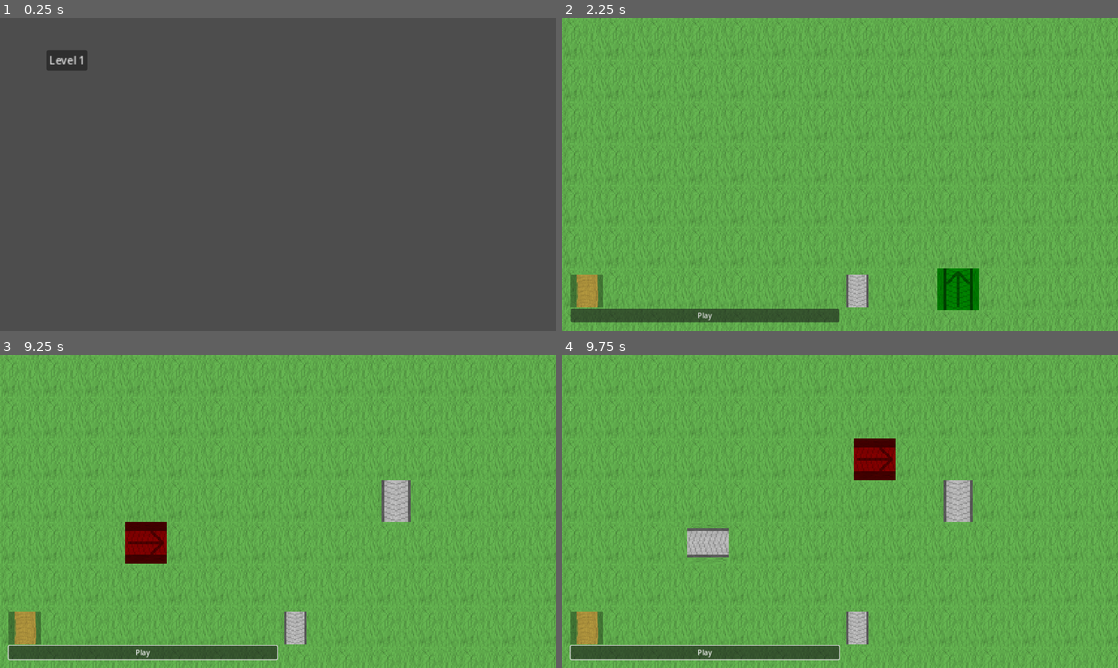
Above: before the commit, frames 1-4 (two rows, left to right).
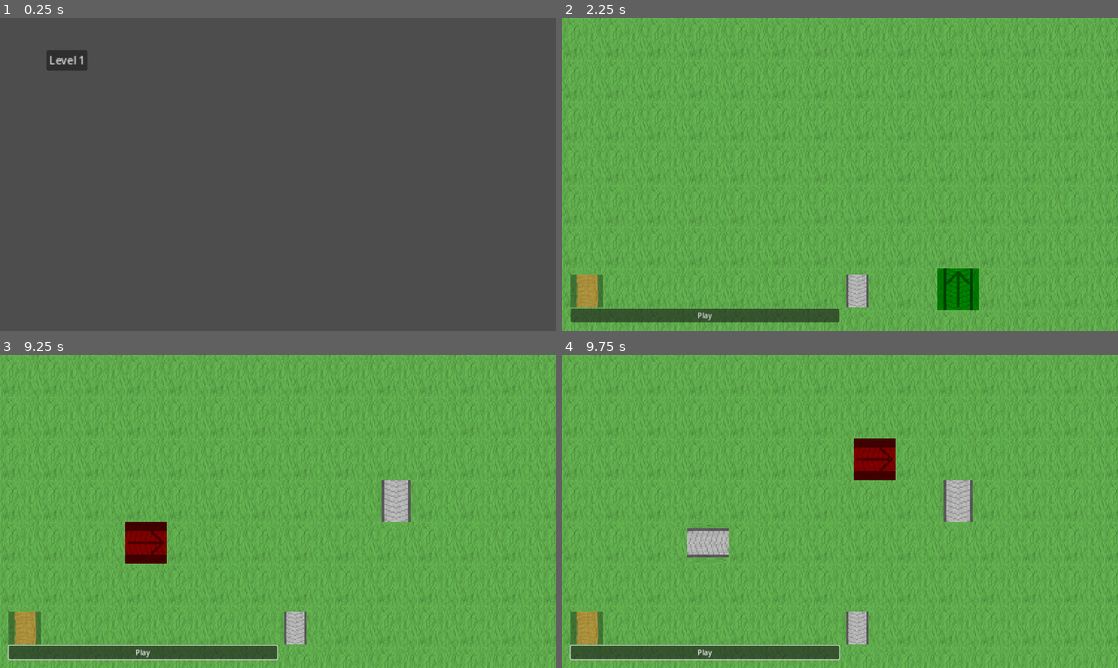
Above: after the commit, the same moments.

Repository: Luesewr/Road-Defense
Game: Godot game, scene res://main_menu.tscn
Same seed, same stepped clock (60 frames per second), same inputs: the game is played once before the commit and once after it.
Inputs (mouse positions are in pixels of both pictures, inside the frame that each line leads up to):
- Up to frame 1 (0.25 s): no input
- Up to frame 2 (2.25 s): click "Level 1" at 0.5 s; click (706, 290) at 1.25 s; click (973, 290) at 2 s
- Up to frame 3 (9.25 s): click "Play" at 2.75 s; click "Play" at 3.5 s; click (144, 627) at 4.25 s; click (411, 627) at 5 s; click (144, 627) at 5.75 s; click (411, 627) at 6.5 s; click "Play" at 7.25 s; tap Enter at 8 s; move the mouse to (400, 495) at 8.02 s; tap Shift at 8.1 s; click (400, 495) at 8.17 s; tap Space at 8.75 s; move the mouse to (166, 527) at 8.77 s; tap R at 8.85 s; click (166, 527) at 8.92 s
- Up to frame 4 (9.75 s): move the mouse to (895, 442) at 9.52 s; tap Shift at 9.6 s; click (895, 442) at 9.67 s

Frames 1-2 are identical in both runs. In frame 3, 0.3% of the frame differs, in the area x 69-74%, y 40-54%; in frame 4, 0.6%, in the area x 22-74%, y 40-64%.

Commit message:
Added animation support for cells

Diff:
--- a/Cell.tscn
+++ b/Cell.tscn
@@ -1,9 +1,10 @@
 [gd_scene load_steps=3 format=3 uid="uid://cwo8ncahhwljy"]
 
 [ext_resource type="Script" path="res://cell.gd" id="1_6ys8y"]
-[ext_resource type="Texture2D" uid="uid://bcbkibeith0pt" path="res://Textures/grass.png" id="1_bbr86"]
+[ext_resource type="Texture2D" uid="uid://ba5nwl2dg2rkx" path="res://Textures/grass.png" id="1_bbr86"]
 
 [node name="Cell" type="TextureRect"]
+process_mode = 4
 texture_filter = 1
 texture = ExtResource("1_bbr86")
 script = ExtResource("1_6ys8y")
--- a/cell.gd
+++ b/cell.gd
@@ -3,6 +3,13 @@
 @export var index: int
 @export var tileType: int = 0
 @export var direction: int = 0
+@export var textures: Array
+var animation_frames_per_second: float = 10.0
+
+func _process(delta):
+	var seconds = Time.get_ticks_msec() / 1000.0
+	var animation_frame_index = floori(animation_frames_per_second * seconds) % textures.size()
+	self.texture = textures[animation_frame_index]
 
 func set_cell_index(index: int):
 	self.index = index
@@ -21,3 +28,15 @@
 
 func get_tile_direction():
 	return self.direction
+
+func set_tile_texture(textures: Array):
+	if texture == null or textures.size() == 0:
+		return
+
+	if textures.size() == 1:
+		self.process_mode = Node.PROCESS_MODE_DISABLED
+		self.texture = textures[0]
+	else:
+		self.process_mode = Node.PROCESS_MODE_ALWAYS
+
+	self.textures = textures
--- a/grid.gd
+++ b/grid.gd
@@ -94,7 +94,7 @@
 		cells[index].modulate = HOVER_COLOR_ACCEPT
 
 	if selected_tile_type != -1:
-		cells[index].texture = textures[selected_tile_type]
+		cells[index].set_tile_texture(textures[selected_tile_type])
 		cells[index].rotation = dir_to_rad(currentDirection)
 
 		directionIndicator.visible = true
@@ -174,7 +174,7 @@
 	reset_texture(index)
 
 func reset_texture(index: int):
-	cells[index].texture = textures[get_tile_type(index)]
+	cells[index].set_tile_texture(textures[get_tile_type(index)])
 	cells[index].rotation = dir_to_rad(get_tile_direction(index))
 
 func calc_cell_index_from_position(position: Vector2):
--- a/root_logic.gd
+++ b/root_logic.gd
@@ -1,10 +1,10 @@
 extends Node
 
 @export var textures: Dictionary = {
-	-1: preload("res://Textures/missing_texture.png"),
-	0: preload("res://Textures/grass.png"),
-	1: preload("res://Textures/basic_path.png"),
-	2: preload("res://Textures/conveyor_path.png"),
+	-1: [preload("res://Textures/missing_texture.png")],
+	0: [preload("res://Textures/grass.png")],
+	1: [preload("res://Textures/basic_path.png")],
+	2: [preload("res://Textures/conveyor_path.png"), preload("res://Textures/conveyor_path_2.png"), preload("res://Textures/conveyor_path_3.png"), preload("res://Textures/conveyor_path_4.png")],
 }
 
 @export var selectedNode: TextureButton = null
--- a/ui_tile_button.gd
+++ b/ui_tile_button.gd
@@ -13,7 +13,7 @@
 	set_process_input(true)
 	set_modulate(unpressedColor)
 	rootNode = self.get_owner()
-	self.texture_normal = rootNode.get("textures")[tileType]
+	self.texture_normal = rootNode.get("textures")[tileType][0]
 
 func _on_pressed():
 	rootNode.set_selected_node(self)
Not shown: 1 places in Level_1.tscn that only renumber resources
Binary file added: Textures/conveyor_path_2.png
Binary file added: Textures/conveyor_path_3.png
Binary file added: Textures/conveyor_path_4.png
Not shown, changed: .gitignore
Not shown, added: Textures/conveyor_path_2.pdn
Not shown, added: Textures/conveyor_path_3.pdn
Not shown, added: Textures/conveyor_path_4.pdn
